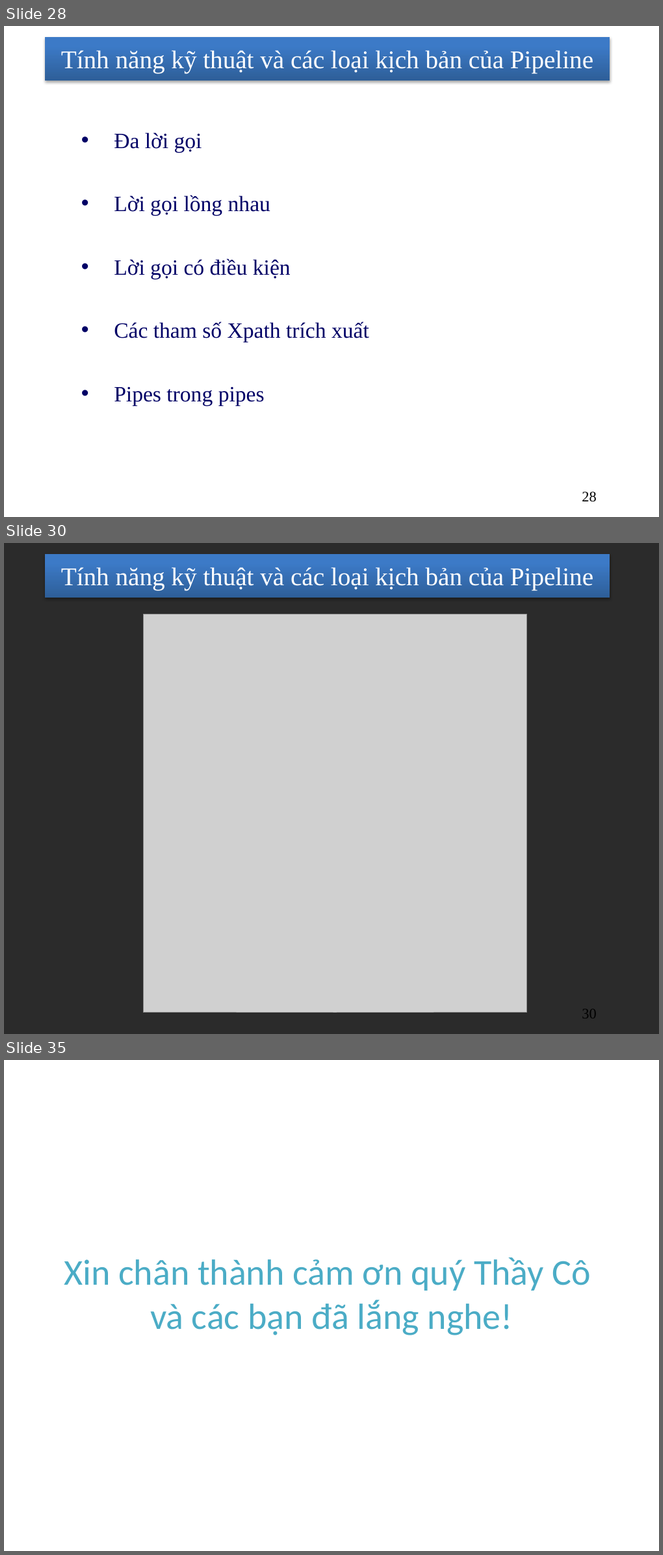
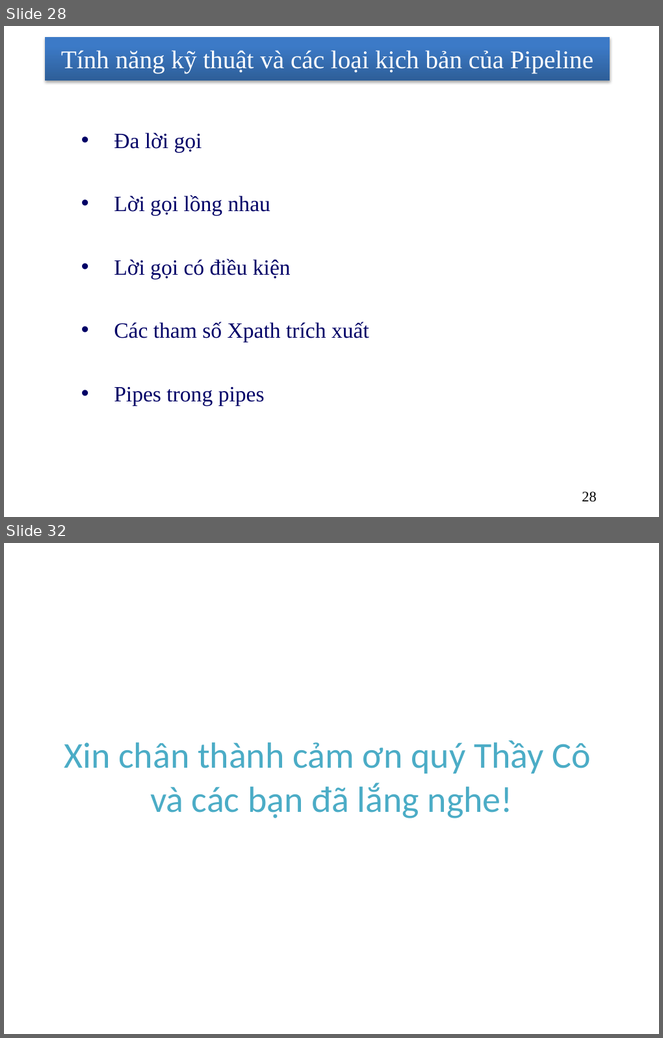
Before and after one commit to nhanhnt/LUANVAN, a slide deck: WORD/luanvan_nhanhnt_ver8.pptx. Shown one above the other, each under a label of ours: slides 28, 30 and 35 before the commit, slides 28 and 32 after it; the slides between them are not shown. The pictures are 663x1555 and 663x1038 pixels, drawn with LibreOffice and Linux fonts; fonts in the diff are those of the drawing; grey boxes stand for pictures; background and template pictures are left out; a plain dark background stands for a picture behind light text. Boxes give left, top, right and bottom in pixels: in the first picture for what was removed or moved away, otherwise in the second. Text is boxed around its words. In the diff, an @@ line names an element or a change of style, - is before the commit and + after.

```diff
--- a/WORD/luanvan_nhanhnt_ver8.pptx
+++ b/WORD/luanvan_nhanhnt_ver8.pptx
@@ slide 30 removed at [4,543,659,1034], background picture (left out); not listed: 1 template element that a slide beside it also shows @@
@@ title removed at [61,567,594,590] @@
-Tính năng kỹ thuật và các loại kịch bản của Pipeline
@@ picture removed at [143,614,527,1013] @@
@@ page number removed at [582,1010,596,1019] @@
-30
@@ what was slide 35 is now slide 32 @@
```
Also in this commit, not shown: 3 slides changed, 2 other slides removed.
